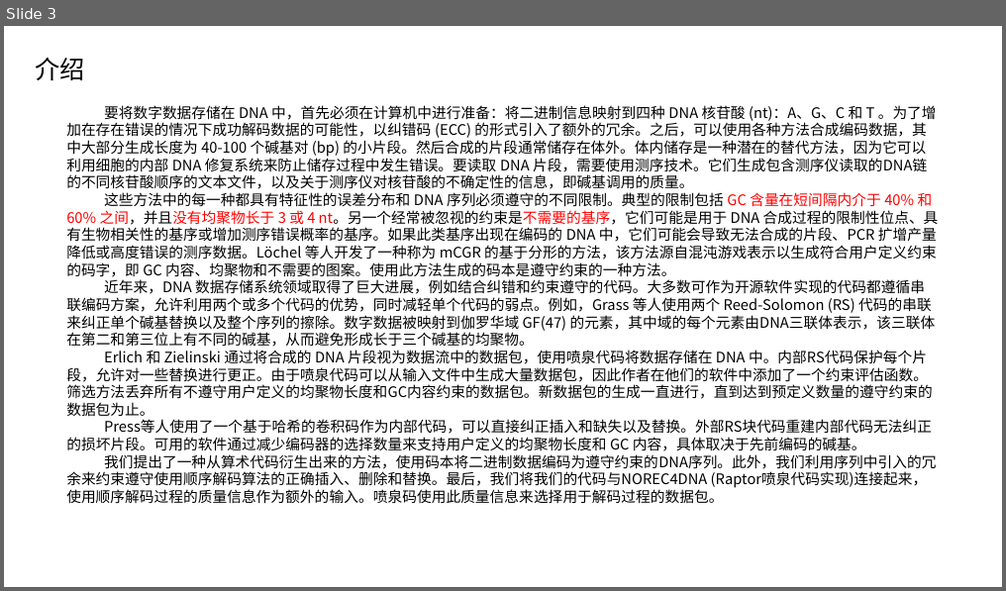
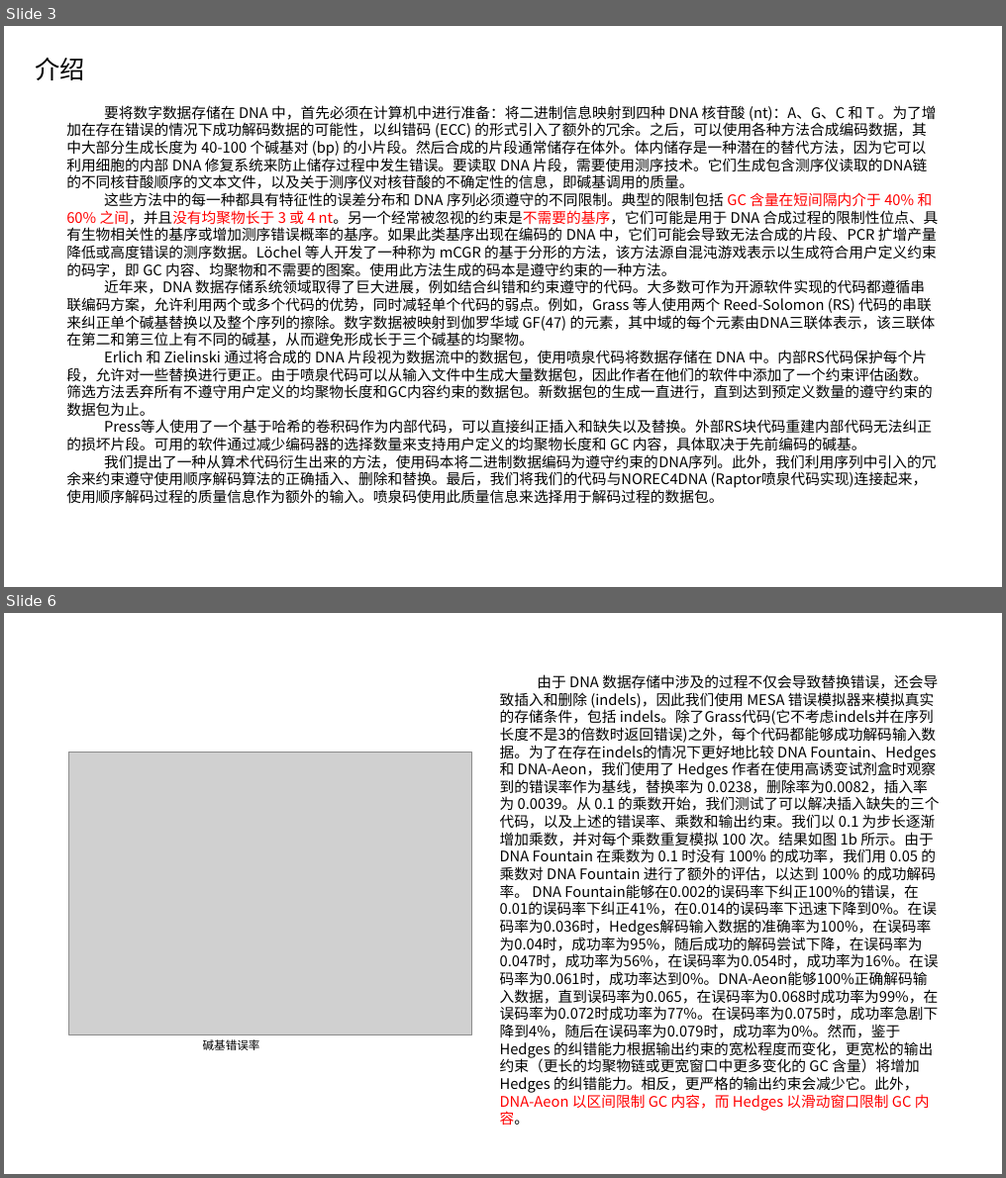
Before and after one commit to Dengminggg/DNA-Storage, a slide deck: DNA-Aeon/DNA-Aeon 为 DNA 存储中的约束遵守和纠错提供灵活的算术编码.pptx. Shown one above the other, each under a label of ours: slide 3 before the commit, slides 3 and 6 after it; the slides between them are not shown. The pictures are 1006x591 and 1006x1178 pixels, drawn with LibreOffice and Linux fonts; fonts in the diff are those of the drawing; grey boxes stand for pictures. Boxes give left, top, right and bottom in pixels: in the first picture for what was removed or moved away, otherwise in the second. Text is boxed around its words. In the diff, an @@ line names an element or a change of style, - is before the commit and + after.

```diff
--- a/DNA-Aeon/DNA-Aeon 为 DNA 存储中的约束遵守和纠错提供灵活的算术编码.pptx
+++ b/DNA-Aeon/DNA-Aeon 为 DNA 存储中的约束遵守和纠错提供灵活的算术编码.pptx
@@ slide 6 added at [4,613,1002,1174], background #FFFFFF @@
@@ text added at [500,674,939,1125], 14 pt, text #000000 @@
+由于 DNA 数据存储中涉及的过程不仅会导致替换错误，还会导致插入和删除 (indels)，因此我们使用 MESA 错误模拟器来模拟真实的存储条件，包括 indels。除了Grass代码(它不考虑indels并在序列长度不是3的倍数时返回错误)之外，每个代码都能够成功解码输入数据。为了在存在indels的情况下更好地比较 DNA Fountain、Hedges 和 DNA-Aeon，我们使用了 Hedges 作者在使用高诱变试剂盒时观察到的错误率作为基线，替换率为 0.0238，删除率为0.0082，插入率为 0.0039。从 0.1 的乘数开始，我们测试了可以解决插入缺失的三个代码，以及上述的错误率、乘数和输出约束。我们以 0.1 为步长逐渐增加乘数，并对每个乘数重复模拟 100 次。结果如图 1b 所示。由于 DNA Fountain 在乘数为 0.1 时没有 100% 的成功率，我们用 0.05 的乘数对 DNA Fountain 进行了额外的评估，以达到 100% 的成功解码率。 DNA Fountain能够在0.002的误码率下纠正100%的错误，在0.01的误码率下纠正41%，在0.014的误码率下迅速下降到0%。在误码率为0.036时，Hedges解码输入数据的准确率为100%，在误码率为0.04时，成功率为95%，随后成功的解码尝试下降，在误码率为0.047时，成功率为56%，在误码率为0.054时，成功率为16%。在误码率为0.061时，成功率达到0%。DNA-Aeon能够100%正确解码输入数据，直到误码率为0.065，在误码率为0.068时成功率为99%，在误码率为0.072时成功率为77%。在误码率为0.075时，成功率急剧下降到4%，随后在误码率为0.079时，成功率为0%。然而，鉴于 Hedges 的纠错能力根据输出约束的宽松程度而变化，更宽松的输出约束（更长的均聚物链或更宽窗口中更多变化的 GC 含量）将增加 Hedges 的纠错能力。相反，更严格的输出约束会减少它。此外，DNA-Aeon 以区间限制 GC 内容，而 Hedges 以滑动窗口限制 GC 内容。
@@ picture added at [69,753,472,1035] @@
@@ text added at [203,1040,260,1051], 11 pt, text #000000 @@
+碱基错误率
```
Also in this commit, not shown: 14 slides changed, 1 other file.
